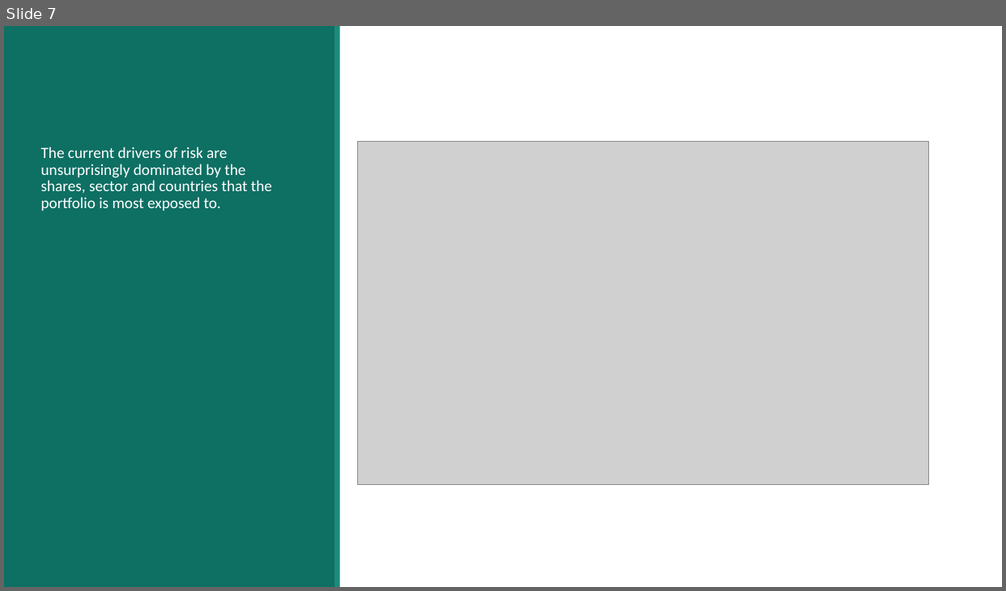
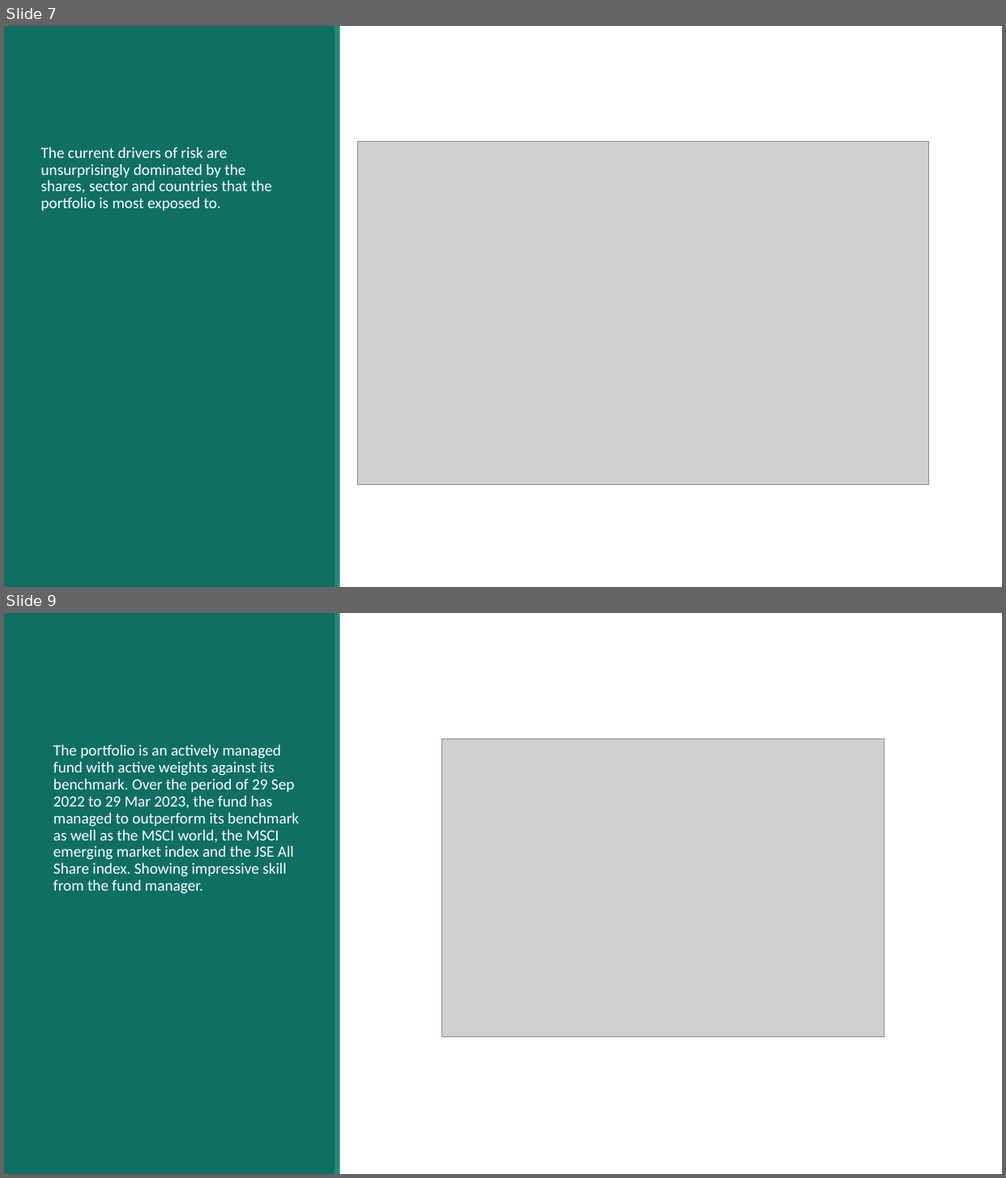
Before and after one commit to nickdc01/ninetyone_techinal_assesment, a slide deck: Final Presentation.pptx. Shown one above the other, each under a label of ours: slide 7 before the commit, slides 7 and 9 after it; the slides between them are not shown. The pictures are 1006x591 and 1006x1178 pixels, drawn with LibreOffice and Linux fonts; fonts in the diff are those of the drawing; grey boxes stand for pictures. Boxes give left, top, right and bottom in pixels: in the first picture for what was removed or moved away, otherwise in the second. Text is boxed around its words. In the diff, an @@ line names an element or a change of style, - is before the commit and + after.

```diff
--- a/Final Presentation.pptx
+++ b/Final Presentation.pptx
@@ slide 9 added at [4,613,1002,1174], background #FFFFFF; not listed: 2 template elements that a slide beside it also shows @@
@@ text added at [53,744,299,894], 15 pt, text #FFFFFF @@
+The portfolio is an actively managed fund with active weights against its benchmark. Over the period of 29 Sep 2022 to 29 Mar 2023, the fund has managed to outperform its benchmark as well as the MSCI world, the MSCI emerging market index and the JSE All Share index. Showing impressive skill from the fund manager.
@@ picture added at [442,739,884,1037] @@
```
Also in this commit, not shown: 2 slides changed, 13 other slides added, 5 other files.
